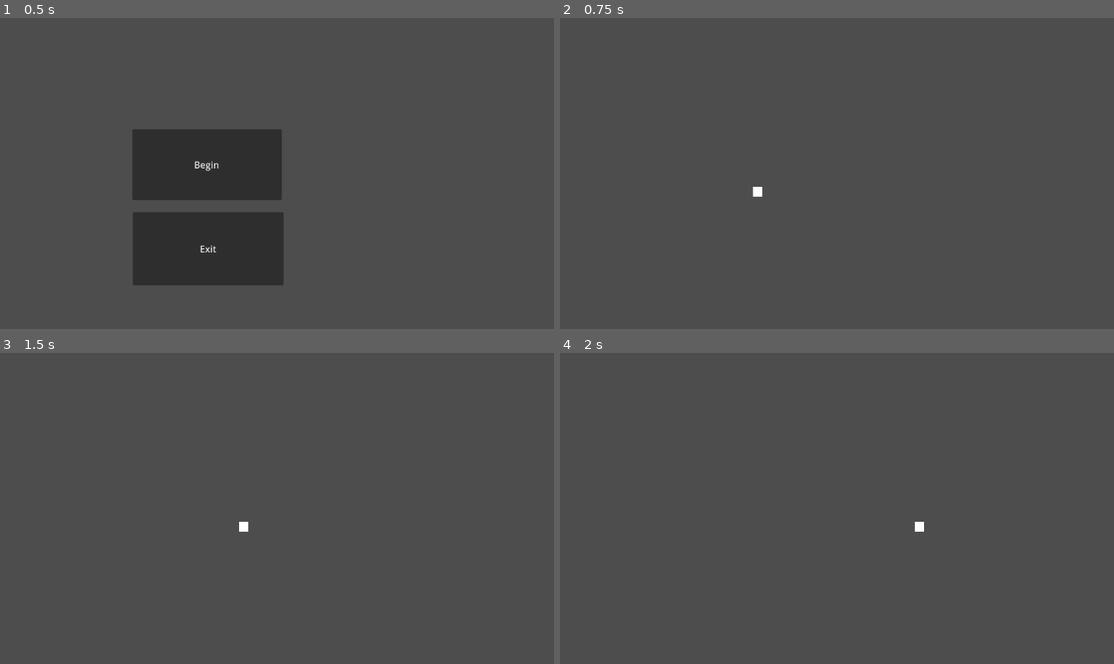
Above: before the commit, frames 1-4 (two rows, left to right).
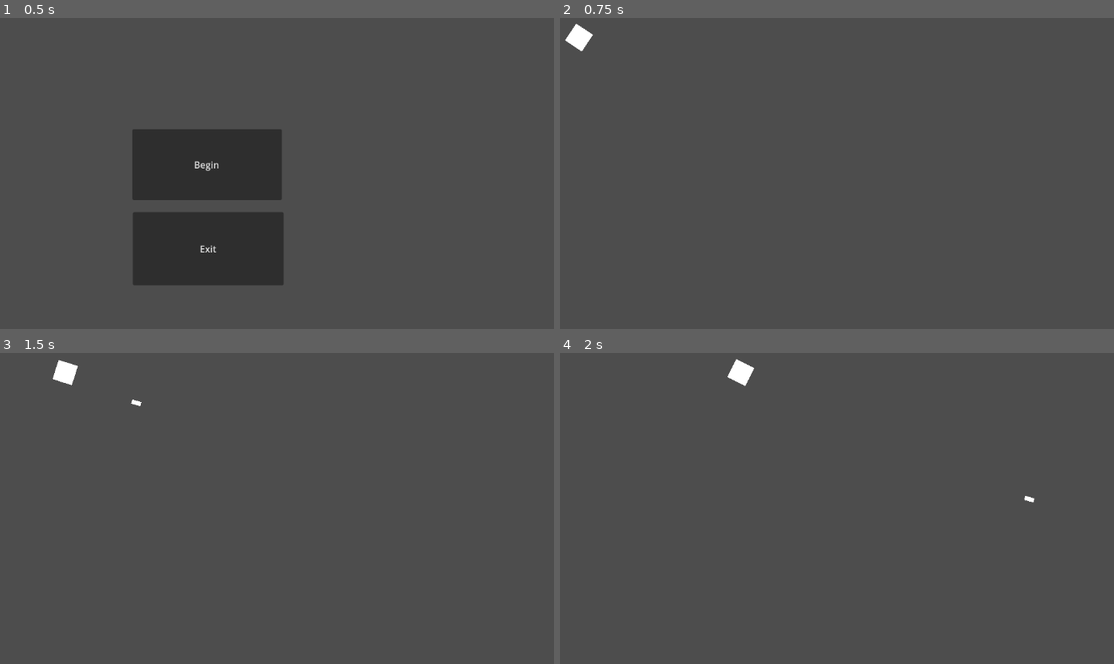
Above: after the commit, the same moments.

Repository: QuiescentTrip/Tavern-GameJam
Game: Godot game, scene res://Title.tscn
The game is run twice, just before and just after one commit, with the same random seed, the same clock (stepped at 60 frames per second) and the same inputs.
Inputs (mouse positions are in pixels of both pictures, inside the frame that each line leads up to):
- Up to frame 1 (0.5 s): no input
- Up to frame 2 (0.75 s): click "Begin" at 0.5 s
- Up to frame 3 (1.5 s): tap Enter at 1.25 s; move the mouse to (371, 471) at 1.27 s; hold D (right) from 1.28 s (still down); click (371, 471) at 1.35 s
- Up to frame 4 (2 s): keep holding D (right)

Frame 1 is identical in both runs. In frame 2, 0.3% of the frame differs, in the area x 0-37%, y 1-58%; in frame 3, 0.3%; in frame 4, 0.3%, in the area x 30-86%, y 1-58%.

Commit message:
it works for now

Diff:
--- a/Godot/Enemies/Basic.tscn
+++ /dev/null
@@ -1,14 +0,0 @@
-[gd_scene load_steps=3 format=3 uid="uid://cvr403npudxyw"]
-
-[sub_resource type="CircleShape2D" id="CircleShape2D_pd7fc"]
-
-[sub_resource type="CanvasTexture" id="CanvasTexture_pnhrr"]
-
-[node name="Basic" type="CharacterBody2D"]
-
-[node name="CollisionShape2D" type="CollisionShape2D" parent="."]
-shape = SubResource("CircleShape2D_pd7fc")
-
-[node name="Sprite2D" type="Sprite2D" parent="."]
-scale = Vector2(17.465, 17.465)
-texture = SubResource("CanvasTexture_pnhrr")
--- a/Godot/Player/Player.gd
+++ b/Godot/Player/Player.gd
@@ -1,53 +1,46 @@
 extends CharacterBody2D
 
-# Movement speed in pixels per second.
+class_name Player
+
+signal bullet_fired(bullet, position, direction)
+
 var friction = 0.18
 var speed := 400
+var bulletspeed = 4000
+var has_bullet = true
 
-# We map a direction to a frame index of our AnimatedSprite node's sprite frames.
-# See how we use it below to update the character's look direction in the game.
-#var _sprites := {Vector2.RIGHT: 1, Vector2.LEFT: 2, Vector2.UP: 3, Vector2.DOWN: 4}
+@onready var end = $Marker2D
+#var player = preload("res://Player/Player.tscn")
+var bullet = preload("res://bullet.tscn")
+
+
 var _velocity := Vector2.ZERO
 
-#onready var animated_sprite: AnimatedSprite = $AnimatedSprite
+func _ready():
+	#player.instantiate()
+	pass
 
 
 func _physics_process(_delta: float) -> void:
-	# Once again, we call `Input.get_action_strength()` to support analog movement.
 	var direction := Vector2(
-
-		# This first line calculates the X direction, the vector's first component.
 		Input.get_action_strength("right") - Input.get_action_strength("left"),
-		# And here, we calculate the Y direction. Note that the Y-axis points
-		# DOWN in games.
-		# That is to say, a Y value of `1.0` points downward.
 		Input.get_action_strength("down") - Input.get_action_strength("up")
 	)
 
-	# When aiming the joystick diagonally, the direction vector can have a length
-	# greater than 1.0, making the character move faster than our maximum expected
-	# speed. When that happens, we limit the vector's length to ensure the player
-	# can't go beyond the maximum speed.
 	if direction.length() > 1.0:
 		direction = direction.normalized()
-	#var target_velocity = speed * direction
-	#velocity += (target_velocity-velocity) * friction
+
 	velocity = speed * direction
 	move_and_slide()
 
+	if Input.is_action_just_pressed("LMB") and has_bullet:
+		fire()
 
-# The code below updates the character's sprite to look in a specific direction.
+	look_at(get_global_mouse_position())
 
-#func _unhandled_input(event):
-#	if event.is_action_pressed("right"):
-#		_update_sprite(Vector2.RIGHT)
-#	elif event.is_action_pressed("left"):
-	#	_update_sprite(Vector2.LEFT)
-#	elif event.is_action_pressed("down"):
-	#	_update_sprite(Vector2.DOWN)
-	#elif event.is_action_pressed("up"):
-#		_update_sprite(Vector2.UP)
-
-
-#func _update_sprite(direction: Vector2) -> void:
-#	animated_sprite.frame = _sprites[direction]
+func fire():
+	$Shot.play()
+	var bullet_instance = bullet.instantiate()
+	var direction = (end.global_position - global_position).normalized()
+	bullet_fired.emit(bullet_instance, end.global_position, direction)
+	has_bullet = false
--- a/Godot/Player/Player.tscn
+++ b/Godot/Player/Player.tscn
@@ -1,18 +1,26 @@
-[gd_scene load_steps=4 format=3 uid="uid://lb0xo04g73u1"]
+[gd_scene load_steps=5 format=3 uid="uid://cdqg41xlkfgan"]
 
-[ext_resource type="Script" path="res://Player/Player.gd" id="1_xr8m0"]
+[ext_resource type="Script" path="res://Player/Player.gd" id="1_lx08a"]
+[ext_resource type="AudioStream" uid="uid://d02q4y7okdr0o" path="res://sfx/sound.wav" id="2_btart"]
 
-[sub_resource type="CircleShape2D" id="CircleShape2D_8c2uw"]
+[sub_resource type="CircleShape2D" id="CircleShape2D_pd7fc"]
 
-[sub_resource type="CanvasTexture" id="CanvasTexture_r5lnu"]
+[sub_resource type="CanvasTexture" id="CanvasTexture_pnhrr"]
 
 [node name="Player" type="CharacterBody2D"]
-script = ExtResource("1_xr8m0")
+scale = Vector2(2, 2)
+motion_mode = 1
+script = ExtResource("1_lx08a")
 
 [node name="CollisionShape2D" type="CollisionShape2D" parent="."]
-shape = SubResource("CircleShape2D_8c2uw")
+shape = SubResource("CircleShape2D_pd7fc")
 
 [node name="Sprite2D" type="Sprite2D" parent="."]
-position = Vector2(-1.19209e-06, -0.500001)
-scale = Vector2(16, 17)
-texture = SubResource("CanvasTexture_r5lnu")
+scale = Vector2(17.465, 17.465)
+texture = SubResource("CanvasTexture_pnhrr")
+
+[node name="Marker2D" type="Marker2D" parent="."]
+position = Vector2(15, 0)
+
+[node name="Shot" type="AudioStreamPlayer2D" parent="."]
+stream = ExtResource("2_btart")
--- a/Godot/Title.gd
+++ b/Godot/Title.gd
@@ -7,7 +7,7 @@
 
 
 # Called every frame. 'delta' is the elapsed time since the previous frame.
-func _process(delta):
+func _process(_delta):
 	pass
 
 
@@ -17,7 +17,3 @@
 
 func _on_button_pressed():
 	get_tree().change_scene_to_file("res://World.tscn")
-
-
-func _on_audio_stream_player_ready():
-	AudioStreamPlayer
--- a/Godot/Title.tscn
+++ b/Godot/Title.tscn
@@ -1,6 +1,7 @@
-[gd_scene load_steps=2 format=3 uid="uid://cffpfvkkashyb"]
+[gd_scene load_steps=3 format=3 uid="uid://cffpfvkkashyb"]
 
 [ext_resource type="Script" path="res://Title.gd" id="1_dyac6"]
+[ext_resource type="AudioStream" uid="uid://bplub02mokaet" path="res://music/Main menu.wav" id="2_8lrbj"]
 
 [node name="Title" type="Node2D"]
 
@@ -19,8 +20,8 @@
 offset_bottom = 404.0
 text = "Begin"
 
-[node name="AudioStreamPlayer" type="AudioStreamPlayer" parent="."]
+[node name="Title_Music" type="AudioStreamPlayer" parent="."]
+stream = ExtResource("2_8lrbj")
 
 [connection signal="pressed" from="Quit" to="Quit" method="_on_pressed"]
 [connection signal="pressed" from="Play" to="Quit" method="_on_button_pressed"]
-[connection signal="ready" from="AudioStreamPlayer" to="Quit" method="_on_audio_stream_player_ready"]
--- /dev/null
+++ b/Godot/World.gd
@@ -0,0 +1,13 @@
+extends Node2D
+
+@onready var bullet_manager = $bullet_manager
+@onready var player = $Player
+
+# Called when the node enters the scene tree for the first time.
+func _ready():
+	pass
+
+
+# Called every frame. 'delta' is the elapsed time since the previous frame.
+func _process(delta):
+	pass
--- a/Godot/World.tscn
+++ b/Godot/World.tscn
@@ -1,8 +1,16 @@
-[gd_scene load_steps=2 format=3 uid="uid://c38ll0ycvi8wd"]
+[gd_scene load_steps=4 format=3 uid="uid://c38ll0ycvi8wd"]
 
-[ext_resource type="PackedScene" uid="uid://lb0xo04g73u1" path="res://Player/Player.tscn" id="1_v1gjv"]
+[ext_resource type="Script" path="res://bullet_manager.gd" id="1_glbaw"]
+[ext_resource type="Script" path="res://World.gd" id="1_kwgfm"]
+[ext_resource type="PackedScene" uid="uid://cdqg41xlkfgan" path="res://Player/Player.tscn" id="1_v1gjv"]
 
-[node name="Node2D" type="Node2D"]
+[node name="World" type="Node2D"]
+script = ExtResource("1_kwgfm")
+
+[node name="bullet_manager" type="Node2D" parent="."]
+script = ExtResource("1_glbaw")
 
 [node name="Player" parent="." instance=ExtResource("1_v1gjv")]
-position = Vector2(525, 390)
+position = Vector2(216, 122)
+
+[connection signal="bullet_fired" from="Player" to="bullet_manager" method="_on_player_bullet_fired"]
--- /dev/null
+++ b/Godot/bullet.gd
@@ -0,0 +1,24 @@
+extends Area2D
+
+class_name Bullet
+
+
+var direction := Vector2.ZERO
+var speed = 20
+# Called when the node enters the scene tree for the first time.
+func _ready():
+	pass # Replace with function body.
+
+func set_direction(direction):
+	self.direction = direction
+	rotation += direction.angle()
+
+# Called every frame. 'delta' is the elapsed time since the previous frame.
+#func _process(delta):
+#	var forward_direction = Vector2(0, -1).rotated(rotation)
+#	position += forward_direction * speed * delta
+
+func _physics_process(delta):
+	if direction != Vector2.ZERO:
+		var velocity = direction * speed
+		global_position += velocity
--- /dev/null
+++ b/Godot/bullet.tscn
@@ -0,0 +1,20 @@
+[gd_scene load_steps=4 format=3 uid="uid://cgogg4mp8f1k7"]
+
+[ext_resource type="Script" path="res://bullet.gd" id="1_dbw5l"]
+
+[sub_resource type="RectangleShape2D" id="RectangleShape2D_lp4sx"]
+size = Vector2(16, 7)
+
+[sub_resource type="CanvasTexture" id="CanvasTexture_texoc"]
+
+[node name="Bullet" type="Area2D"]
+script = ExtResource("1_dbw5l")
+
+[node name="CollisionShape2D" type="CollisionShape2D" parent="."]
+position = Vector2(8, 3.5)
+shape = SubResource("RectangleShape2D_lp4sx")
+
+[node name="Sprite2D" type="Sprite2D" parent="."]
+position = Vector2(7.75, 3.25)
+scale = Vector2(16.5, 7.5)
+texture = SubResource("CanvasTexture_texoc")
--- /dev/null
+++ b/Godot/bullet_manager.gd
@@ -0,0 +1,6 @@
+extends Node2D
+
+func _on_player_bullet_fired(bullet, position, direction):
+	add_child(bullet)
+	bullet.global_position = position
+	bullet.set_direction(direction)
--- a/Godot/project.godot
+++ b/Godot/project.godot
@@ -37,6 +37,11 @@
 "events": [Object(InputEventKey,"resource_local_to_scene":false,"resource_name":"","device":-1,"window_id":0,"alt_pressed":false,"shift_pressed":false,"ctrl_pressed":false,"meta_pressed":false,"pressed":false,"keycode":0,"physical_keycode":83,"key_label":0,"unicode":115,"echo":false,"script":null)
 ]
 }
+LMB={
+"deadzone": 0.5,
+"events": [Object(InputEventMouseButton,"resource_local_to_scene":false,"resource_name":"","device":-1,"window_id":0,"alt_pressed":false,"shift_pressed":false,"ctrl_pressed":false,"meta_pressed":false,"button_mask":1,"position":Vector2(176, 15),"global_position":Vector2(180, 58),"factor":1.0,"button_index":1,"canceled":false,"pressed":true,"double_click":false,"script":null)
+]
+}
 
 [rendering]
 
Not shown, added: Godot/music/Main menu.wav.import
Not shown, added: Godot/sfx/nother_possible_pickup.wav.import
Not shown, added: Godot/sfx/possible_death_sound.wav.import
Not shown, added: Godot/sfx/possible_pickup_sound.wav.import
Not shown, added: Godot/sfx/sound.wav.import
Not shown, added: Godot/Player/Pla97BD.tmp
Not shown, added: Godot/Player/PlaA8D3.tmp
Not shown, added: Godot/Player/PlaAE61.tmp
Not shown, added: Godot/music/Main menu.wav
Not shown, added: Godot/music/lmms-1.2.2-win64.exe
